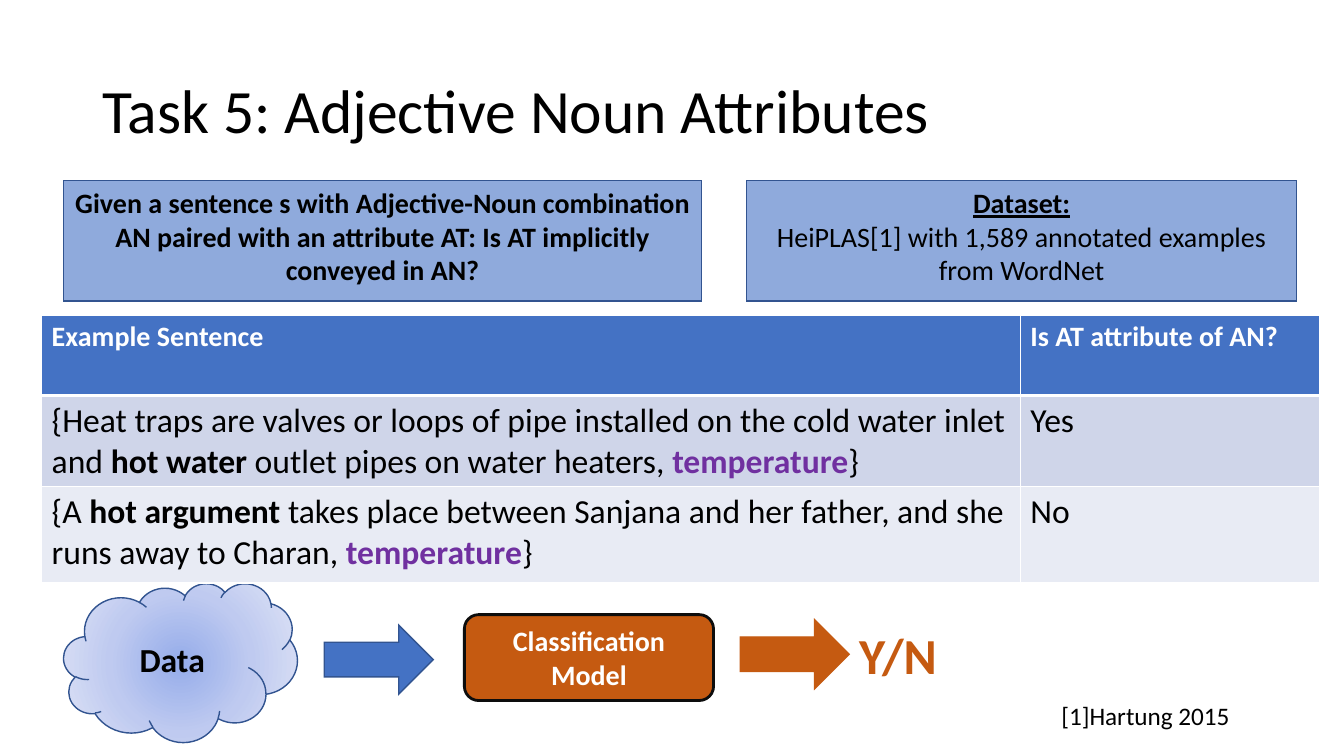
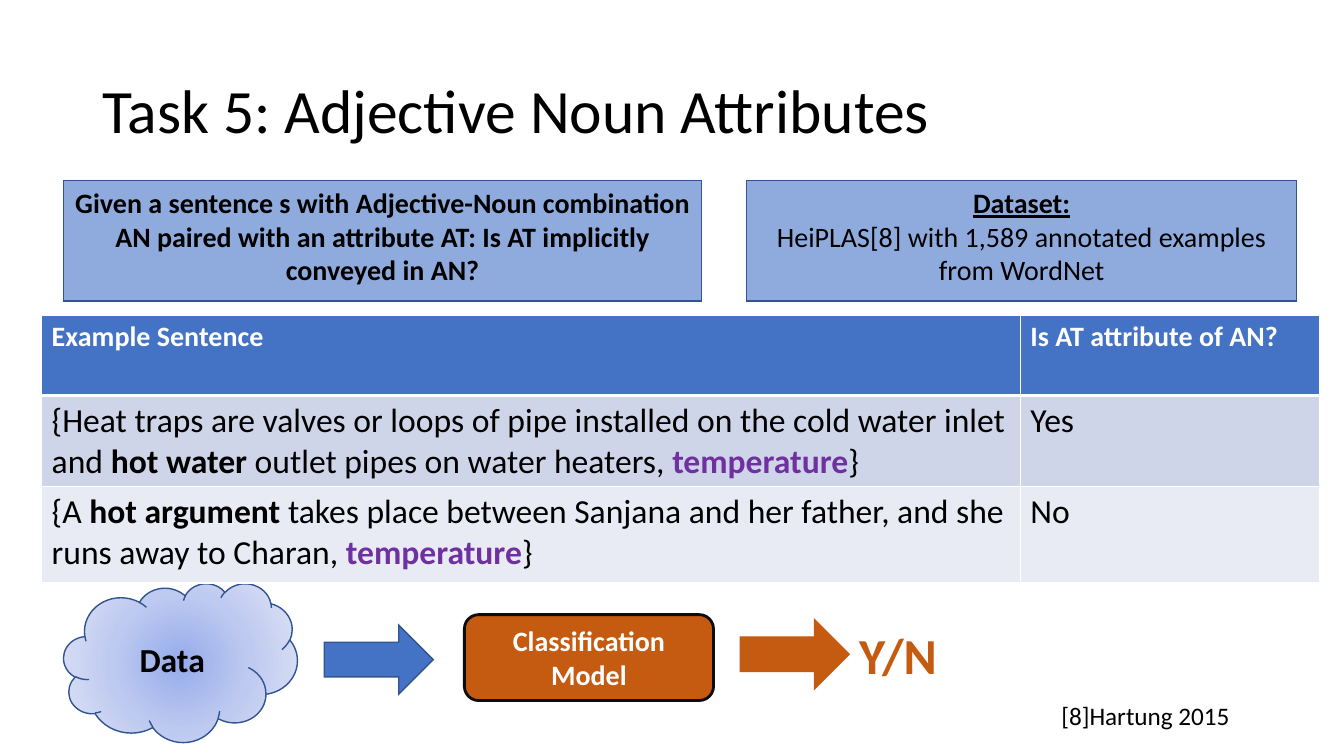
Before and after one commit to spacemanidol/AnalyzingNeuralLanguageModelsGroup1, a slide deck: slide 40 of PaperPresentation02202020.pptx (slide 43 before the commit). Drawn at 1344x756 pixels with LibreOffice and Linux fonts; fonts in the diff are those of the drawing. Boxes give left, top, right and bottom in pixels: in the first picture for what was removed or moved away, otherwise in the second. Text is boxed around its words. In the diff, an @@ line names an element or a change of style, - is before the commit and + after.

```diff
--- a/PaperPresentation02202020.pptx
+++ b/PaperPresentation02202020.pptx
@@ text in rectangle at box(777, 226, 1266, 280): text changed @@
-HeiPLAS[1] with 1,589 annotated examples from WordNet
+HeiPLAS[8] with 1,589 annotated examples from WordNet
@@ text at box(1061, 706, 1229, 730): text changed @@
-[1]Hartung 2015
+[8]Hartung 2015
```
Also in this commit, not shown: 18 other slides changed, 22 slides added, 11 slides removed.
